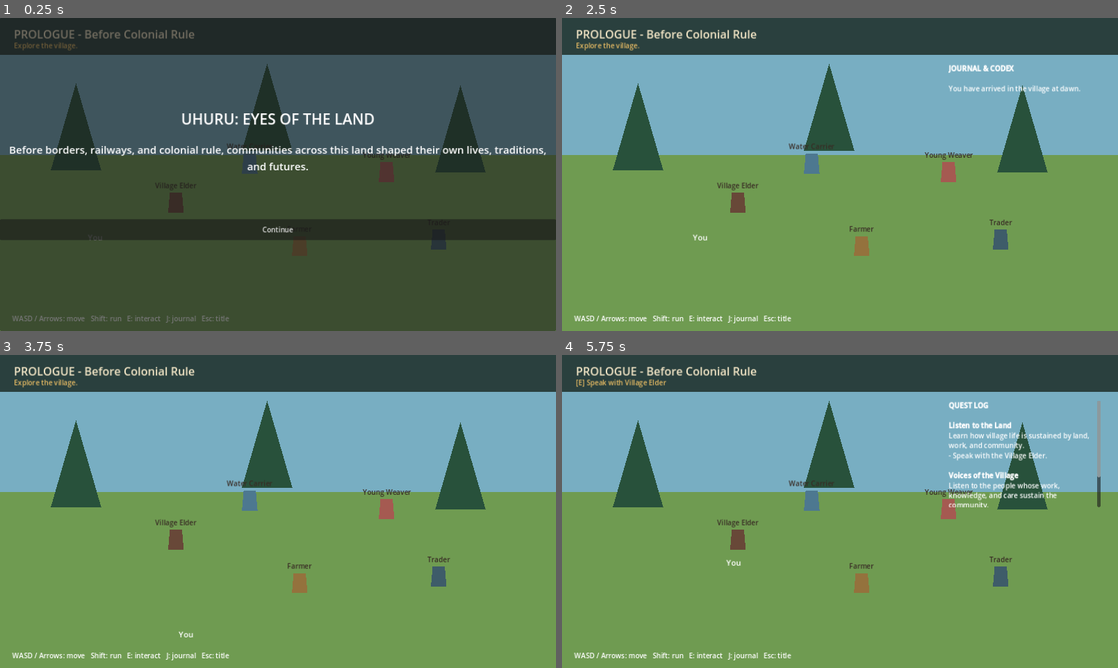
Above: before the commit, frames 1-4 (two rows, left to right).
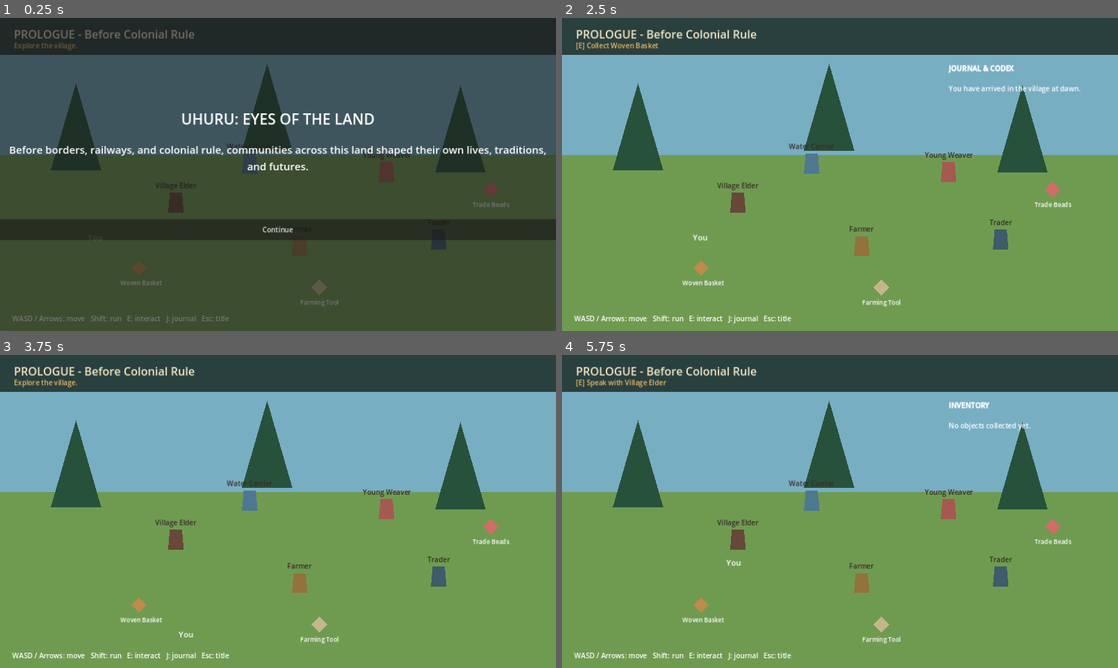
Above: after the commit, the same moments.

Repository: Ivula-Technologies/Uhuru
Game: Godot game, scene res://scenes/world/PrologueVillage.tscn
Two runs of this game, one before a commit and one after it. Both use one fixed random seed, a clock stepped at 60 frames per second and the inputs below. This scene is started directly instead of the project's main scene.
Inputs:
- Up to frame 1 (0.25 s): no input
- Up to frame 2 (2.5 s): click "Continue" at 0.5 s; click "Continue" at 1.25 s; tap Enter at 2 s; hold D (move_right) from 2.03 s (still down); tap E (interact) at 2.1 s; tap J (journal) at 2.3 s
- Up to frame 3 (3.75 s): tap Space at 2.75 s; release D (move_right) at 2.78 s; hold S (move_down) 2.78-3.53 s; tap J (journal) at 2.85 s; tap Q (quest_log) at 3.05, 3.6 s; tap Enter at 3.5 s; hold D (move_right) from 3.53 s (still down)
- Up to frame 4 (5.75 s): tap E (interact) at 3.8, 4.35 s; tap Space at 4.25 s; release D (move_right) at 4.28 s; hold W (move_up) 4.28-5.03 s; tap J (journal) at 4.55, 5.1 s; hold A (move_left) from 5.03 s (still down); tap Q (quest_log) at 5.3 s; tap I (inventory, bound only after the commit) at 5.65 s

The runs differ from the first frame. In frame 1, 0.4% of the frame differs, in the area x 21-92%, y 52-93%; in frame 2, 0.7%; in frame 3, 0.5%; in frame 4, 2.3%, in the area x 21-97%, y 14-93%.

Commit message:
Add Prologue inventory and collectibles

Diff:
--- /dev/null
+++ b/data/collectibles/prologue.json
@@ -0,0 +1,25 @@
+{
+  "collectibles": [
+    {
+      "id": "woven_basket",
+      "display_name": "Woven Basket",
+      "position": [320, 575],
+      "color": "bd8b4a",
+      "journal_entry": "Woven Basket: Crafted containers supported storage, travel, and exchange in many communities."
+    },
+    {
+      "id": "trade_beads",
+      "display_name": "Trade Beads",
+      "position": [1130, 395],
+      "color": "d26c69",
+      "journal_entry": "Trade Beads: Small goods can travel through networks of exchange, carrying value and connection between communities."
+    },
+    {
+      "id": "farming_tool",
+      "display_name": "Farming Tool",
+      "position": [735, 620],
+      "color": "c5b58b",
+      "journal_entry": "Farming Tool: Work with soil, crops, and seasonal knowledge supported family and community life."
+    }
+  ]
+}
--- a/data/quests/prologue.json
+++ b/data/quests/prologue.json
@@ -14,6 +14,14 @@
       "objectives": ["Speak with the Farmer.", "Speak with the Trader.", "Speak with the Young Weaver.", "Speak with the Water Carrier."],
       "required_npcs": ["farmer", "trader", "weaver", "water_carrier"],
       "journal_entry": "Community Resilience: Daily life depended on many connected forms of work, knowledge, exchange, and mutual care."
+    },
+    "prologue_collect_memories": {
+      "title": "Traces of Everyday Life",
+      "narrative_goal": "Find objects that reveal how ordinary skills and exchange connect the village.",
+      "historical_context": "Material culture, such as tools, containers, and trade goods, can reveal how people worked, travelled, and exchanged knowledge.",
+      "objectives": ["Collect the Woven Basket.", "Collect the Trade Beads.", "Collect the Farming Tool."],
+      "required_items": ["woven_basket", "trade_beads", "farming_tool"],
+      "journal_entry": "Everyday Objects: Tools and crafted objects can hold stories about work, exchange, skill, and community life."
     }
   }
 }
--- a/project.godot
+++ b/project.godot
@@ -8,6 +8,7 @@
 [autoload]
 SaveGame="*res://scripts/save/save_game.gd"
 QuestManager="*res://scripts/quests/quest_manager.gd"
+InventoryManager="*res://scripts/inventory/inventory_manager.gd"
 
 [display]
 window/size/viewport_width=1280
@@ -43,6 +44,10 @@
 "deadzone": 0.5,
 "events": [Object(InputEventKey,"physical_keycode":81)]
 }
+inventory={
+"deadzone": 0.5,
+"events": [Object(InputEventKey,"physical_keycode":73)]
+}
 
 [rendering]
 renderer/rendering_method="gl_compatibility"
--- /dev/null
+++ b/scripts/inventory/inventory_manager.gd
@@ -0,0 +1,16 @@
+extends Node
+
+signal item_added(item_id: String)
+
+func has_item(item_id: String) -> bool:
+	return SaveGame.data.get("inventory", []).has(item_id)
+
+func add_item(item_id: String) -> void:
+	var inventory: Array = SaveGame.data.get("inventory", [])
+	if inventory.has(item_id):
+		return
+	inventory.append(item_id)
+	SaveGame.data["inventory"] = inventory
+	SaveGame.save_game()
+	item_added.emit(item_id)
+	QuestManager.evaluate_inventory()
--- a/scripts/npc/village_npc.gd
+++ b/scripts/npc/village_npc.gd
@@ -13,6 +13,7 @@
 
 func _ready() -> void:
 	add_to_group("village_npc")
+	add_to_group("interactable")
 	monitoring = true
 	body_entered.connect(_on_body_entered)
 	body_exited.connect(_on_body_exited)
--- a/scripts/quests/quest_manager.gd
+++ b/scripts/quests/quest_manager.gd
@@ -52,3 +52,17 @@
 				break
 		if all_visited:
 			complete_quest(quest_id)
+
+func evaluate_inventory() -> void:
+	for quest_id in quests:
+		var quest: Dictionary = quests[quest_id]
+		var required_items: Array = quest.get("required_items", [])
+		if required_items.is_empty() or SaveGame.has_completed_quest(quest_id):
+			continue
+		var all_collected := true
+		for item_id in required_items:
+			if not InventoryManager.has_item(item_id):
+				all_collected = false
+				break
+		if all_collected:
+			complete_quest(quest_id)
--- a/scripts/save/save_game.gd
+++ b/scripts/save/save_game.gd
@@ -17,6 +17,7 @@
 		"choices": {},
 		"visited_npcs": [],
 		"seen_cutscenes": [],
+		"inventory": [],
 		"settings": {"music_volume": 75.0, "text_speed": 1.0}
 	}
 
--- /dev/null
+++ b/scripts/world/collectible.gd
@@ -0,0 +1,49 @@
+class_name Collectible
+extends Area2D
+
+signal interaction_requested(collectible: Collectible)
+
+var profile: Dictionary = {}
+var player_near := false
+
+func setup(new_profile: Dictionary) -> void:
+	profile = new_profile
+
+func _ready() -> void:
+	add_to_group("interactable")
+	monitoring = true
+	body_entered.connect(_on_body_entered)
+	body_exited.connect(_on_body_exited)
+	var shape := CollisionShape2D.new()
+	var circle := CircleShape2D.new()
+	circle.radius = 48.0
+	shape.shape = circle
+	add_child(shape)
+	var icon := Polygon2D.new()
+	icon.polygon = PackedVector2Array([Vector2(0, -18), Vector2(18, 0), Vector2(0, 18), Vector2(-18, 0)])
+	icon.color = Color(profile.get("color", "e7bb63"))
+	add_child(icon)
+	var label := Label.new()
+	label.text = profile.get("display_name", "Object")
+	label.position = Vector2(-50, 24)
+	label.size = Vector2(100, 36)
+	label.horizontal_alignment = HORIZONTAL_ALIGNMENT_CENTER
+	label.autowrap_mode = TextServer.AUTOWRAP_WORD_SMART
+	label.add_theme_font_size_override("font_size", 14)
+	add_child(label)
+
+func interact() -> void:
+	interaction_requested.emit(self)
+
+func collect() -> void:
+	InventoryManager.add_item(profile.get("id", ""))
+	SaveGame.add_journal_entry(profile.get("journal_entry", ""))
+	queue_free()
+
+func _on_body_entered(body: Node2D) -> void:
+	if body.is_in_group("player"):
+		player_near = true
+
+func _on_body_exited(body: Node2D) -> void:
+	if body.is_in_group("player"):
+		player_near = false
--- a/scripts/world/prologue_village.gd
+++ b/scripts/world/prologue_village.gd
@@ -1,10 +1,12 @@
 extends Node2D
 
 const NPC_SCRIPT := preload("res://scripts/npc/village_npc.gd")
+const COLLECTIBLE_SCRIPT := preload("res://scripts/world/collectible.gd")
 
 var player: CharacterBody2D
 var journal_panel: RichTextLabel
 var quest_panel: RichTextLabel
+var inventory_panel: RichTextLabel
 var prompt: Label
 var dialogue: DialoguePanel
 var dialogue_open := false
@@ -17,10 +19,12 @@
 	_build_world_boundaries()
 	_build_player()
 	_spawn_villagers()
+	_spawn_collectibles()
 	_build_hud()
 	_build_dialogue()
 	_build_intro_cutscene()
 	QuestManager.quest_completed.connect(_on_quest_completed)
+	InventoryManager.item_added.connect(_on_item_added)
 	if not SaveGame.has_seen_cutscene("prologue_arrival"):
 		player.movement_enabled = false
 		intro_cutscene.show_sequence([
@@ -76,6 +80,20 @@
 		npc.position = Vector2(location[0], location[1])
 		npc.interaction_requested.connect(_on_npc_interaction_requested)
 		add_child(npc)
+
+func _spawn_collectibles() -> void:
+	var file := FileAccess.open("res://data/collectibles/prologue.json", FileAccess.READ)
+	var content: Dictionary = JSON.parse_string(file.get_as_text())
+	for item in content.get("collectibles", []):
+		var profile: Dictionary = item
+		if InventoryManager.has_item(profile.get("id", "")):
+			continue
+		var collectible: Collectible = COLLECTIBLE_SCRIPT.new()
+		collectible.setup(profile)
+		var location: Array = profile.get("position", [0, 0])
+		collectible.position = Vector2(location[0], location[1])
+		collectible.interaction_requested.connect(_on_collectible_interaction_requested)
+		add_child(collectible)
 
 func _build_player() -> void:
 	player = preload("res://scenes/player/Player.tscn").instantiate()
@@ -122,8 +140,16 @@
 	quest_panel.visible = false
 	quest_panel.add_theme_font_size_override("normal_font_size", 16)
 	layer.add_child(quest_panel)
+	inventory_panel = RichTextLabel.new()
+	inventory_panel.bbcode_enabled = true
+	inventory_panel.position = Vector2(890, 105)
+	inventory_panel.size = Vector2(350, 245)
+	inventory_panel.visible = false
+	inventory_panel.add_theme_font_size_override("normal_font_size", 16)
+	layer.add_child(inventory_panel)
 	_refresh_journal()
 	_refresh_quest_log()
+	_refresh_inventory()
 
 func _build_dialogue() -> void:
 	dialogue = DialoguePanel.new()
@@ -138,15 +164,28 @@
 
 func _process(_delta: float) -> void:
 	nearby_npc = _get_nearby_npc()
-	prompt.text = "[E] Speak with " + nearby_npc.profile.get("display_name", "villager") if nearby_npc else "Explore the village."
+	var nearby_collectible := _get_nearby_collectible()
+	if nearby_npc:
+		prompt.text = "[E] Speak with " + nearby_npc.profile.get("display_name", "villager")
+	elif nearby_collectible:
+		prompt.text = "[E] Collect " + nearby_collectible.profile.get("display_name", "object")
+	else:
+		prompt.text = "Explore the village."
 	if nearby_npc and not dialogue_open and Input.is_action_just_pressed("interact"):
 		nearby_npc.interact()
+	elif nearby_collectible and not dialogue_open and Input.is_action_just_pressed("interact"):
+		nearby_collectible.interact()
 	if Input.is_action_just_pressed("journal"):
 		journal_panel.visible = not journal_panel.visible
 		quest_panel.visible = false
 	if Input.is_action_just_pressed("quest_log"):
 		quest_panel.visible = not quest_panel.visible
 		journal_panel.visible = false
+		inventory_panel.visible = false
+	if Input.is_action_just_pressed("inventory"):
+		inventory_panel.visible = not inventory_panel.visible
+		journal_panel.visible = false
+		quest_panel.visible = false
 	if Input.is_key_pressed(KEY_ESCAPE) and not dialogue_open:
 		get_tree().change_scene_to_file("res://scenes/menus/TitleScreen.tscn")
 
@@ -155,6 +194,13 @@
 		var npc := node as VillageNPC
 		if npc.player_near:
 			return npc
+	return null
+
+func _get_nearby_collectible() -> Collectible:
+	for node in get_tree().get_nodes_in_group("interactable"):
+		var collectible := node as Collectible
+		if collectible and collectible.player_near:
+			return collectible
 	return null
 
 func _on_npc_interaction_requested(npc: VillageNPC) -> void:
@@ -172,6 +218,14 @@
 		SaveGame.add_journal_entry(journal_entry)
 		_refresh_journal()
 
+func _on_collectible_interaction_requested(collectible: Collectible) -> void:
+	collectible.collect()
+
+func _on_item_added(_item_id: String) -> void:
+	_refresh_inventory()
+	_refresh_journal()
+	_refresh_quest_log()
+
 func _on_quest_completed(_quest_id: String) -> void:
 	_refresh_journal()
 	_refresh_quest_log()
@@ -201,3 +255,18 @@
 		for objective in quest.get("objectives", []):
 			lines.append("- " + objective)
 	quest_panel.text = "\n".join(lines)
+
+func _refresh_inventory() -> void:
+	var names: Dictionary = {}
+	var file := FileAccess.open("res://data/collectibles/prologue.json", FileAccess.READ)
+	var content: Dictionary = JSON.parse_string(file.get_as_text())
+	for item in content.get("collectibles", []):
+		names[item.get("id", "")] = item.get("display_name", "Object")
+	var item_ids: Array = SaveGame.data.get("inventory", [])
+	var lines: Array[String] = ["[b]INVENTORY[/b]"]
+	if item_ids.is_empty():
+		lines.append("\nNo objects collected yet.")
+	else:
+		for item_id in item_ids:
+			lines.append("\n- " + names.get(item_id, item_id))
+	inventory_panel.text = "\n".join(lines)
Not shown, changed: docs/PROLOGUE_VERTICAL_SLICE.md
Not shown, changed: tests/validate_content.py
